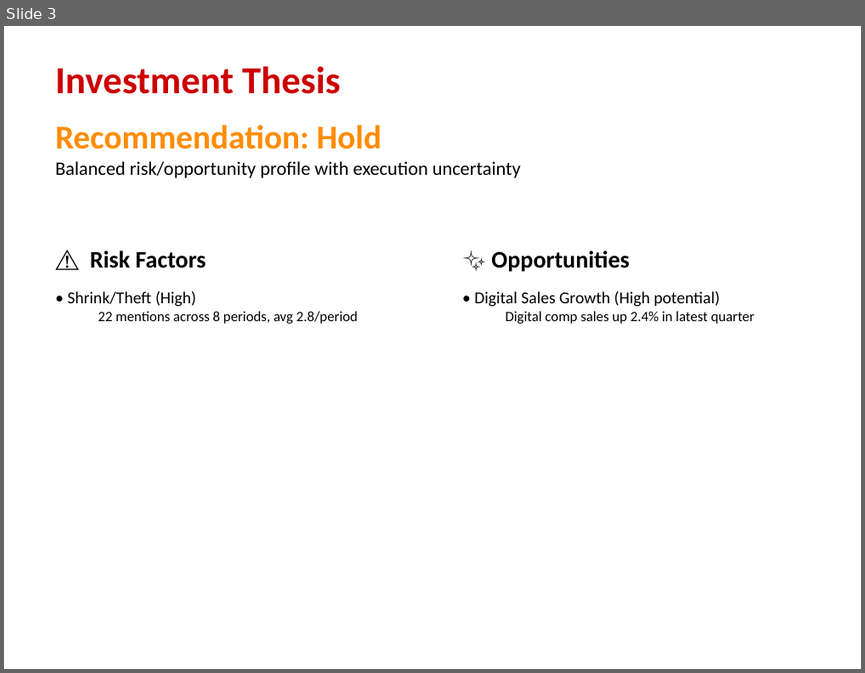
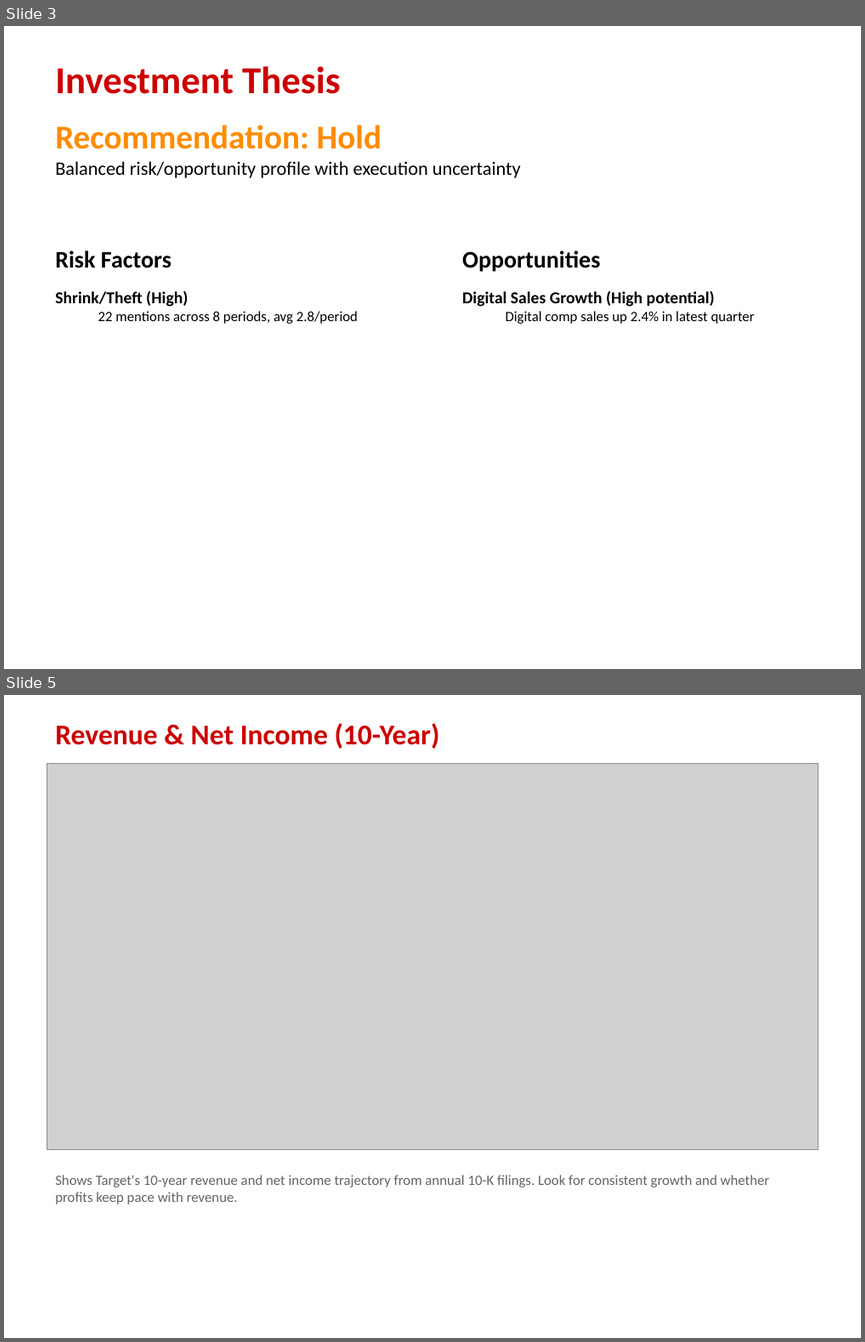
Before and after one commit to Alexander-Lombardo/financial-analyst-project, a slide deck: output/Target_Financial_Analysis.pptx. Shown one above the other, each under a label of ours: slide 3 before the commit, slides 3 and 5 after it; the slides between them are not shown. The pictures are 865x673 and 865x1342 pixels, drawn with LibreOffice and Linux fonts; fonts in the diff are those of the drawing; grey boxes stand for pictures. Boxes give left, top, right and bottom in pixels: in the first picture for what was removed or moved away, otherwise in the second. Text is boxed around its words. In the diff, an @@ line names an element or a change of style, - is before the commit and + after.

```diff
--- a/output/Target_Financial_Analysis.pptx
+++ b/output/Target_Financial_Analysis.pptx
@@ slide 5 added at <box>4,695,861,1338</box>, background #FFFFFF @@
@@ text added at <box>55,723,440,749</box>, 24 pt, text #CC0000, bold @@
+Revenue & Net Income (10-Year)
@@ picture added at <box>46,764,818,1149</box> @@
@@ text added at <box>55,1174,770,1204</box>, 12 pt, text #646464 @@
+Shows Target's 10-year revenue and net income trajectory from annual 10-K filings. Look for consistent growth and whether profits keep pace with revenue.
@@ slide 3 changed as well @@
@@ text at <box>55,250,188,306</box>: text changed; bold on @@
-⚠️ Risk Factors
-• Shrink/Theft (High)
+Risk Factors
+Shrink/Theft (High)
@@ text at <box>462,250,715,306</box>: text changed; bold on @@
-✨ Opportunities
-• Digital Sales Growth (High potential)
+Opportunities
+Digital Sales Growth (High potential)
```
Also in this commit, not shown: 1 other slide changed, 29 other slides added, 14 slides removed, 51 other files.
